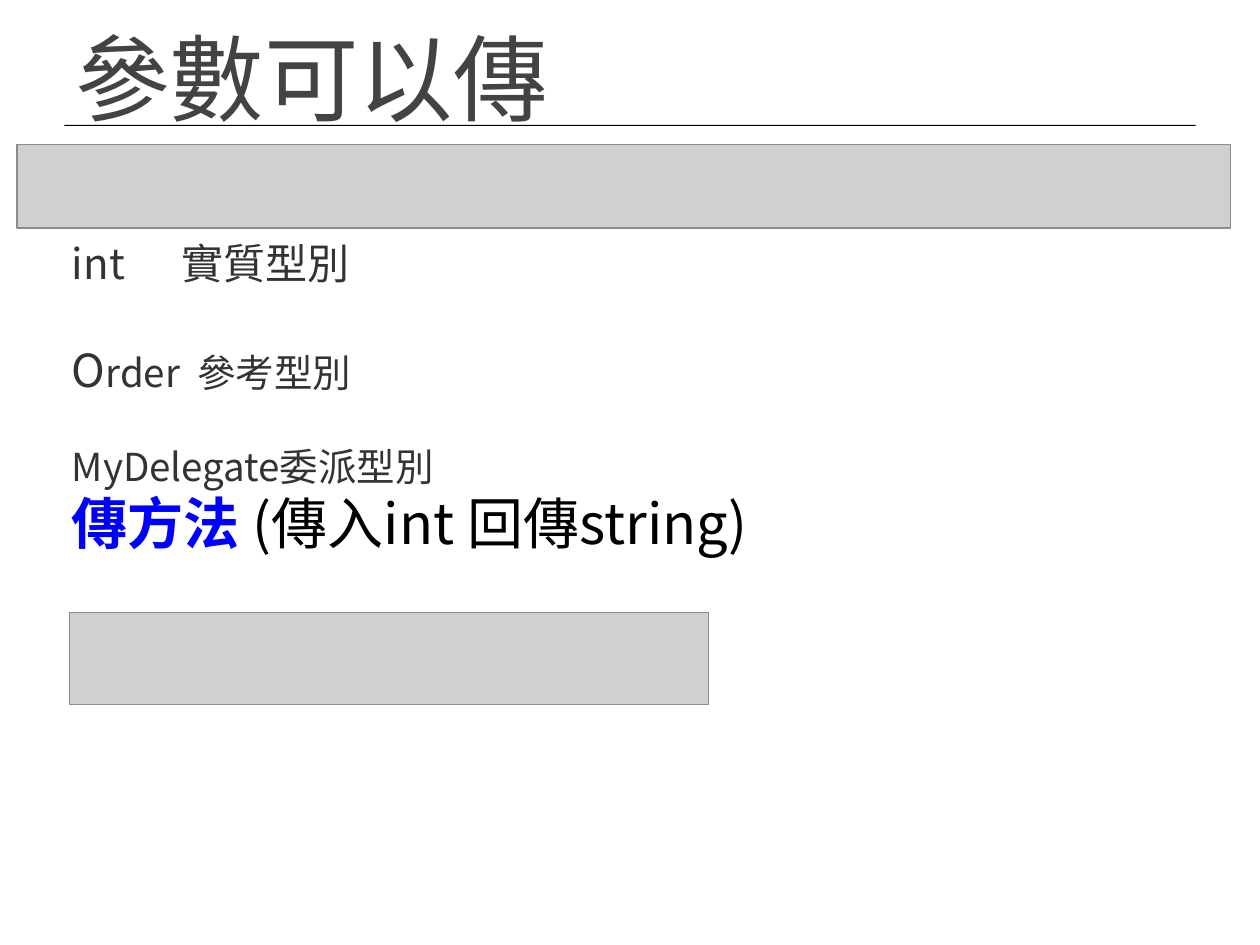
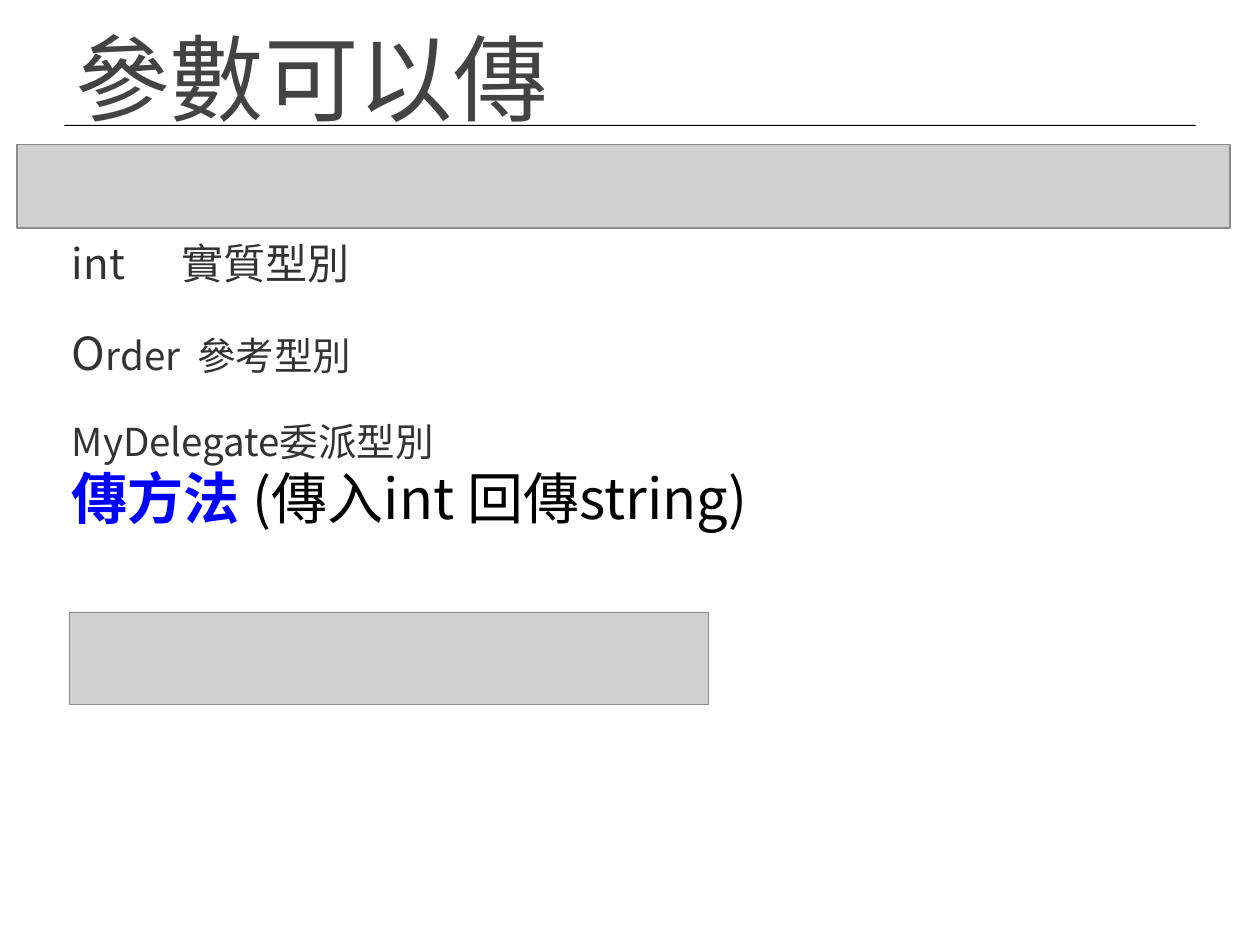
Before and after one commit to Yamesz/OOPCSharp, a slide deck: slide 30 of CSharpLab.pptx. Drawn at 1260x945 pixels with LibreOffice and Linux fonts; fonts in the diff are those of the drawing; grey boxes stand for pictures; background and template pictures are left out. Boxes give left, top, right and bottom in pixels: in the first picture for what was removed or moved away, otherwise in the second. Text is boxed around its words. In the diff, an @@ line names an element or a change of style, - is before the commit and + after.

```diff
--- a/CSharpLab.pptx
+++ b/CSharpLab.pptx
@@ text at [72,243,351,373]: text changed @@
-int 實質型別
-Order 參考型別
+int 實質型別
+Order 參考型別
```
Also in this commit, not shown: 12 other slides changed.
